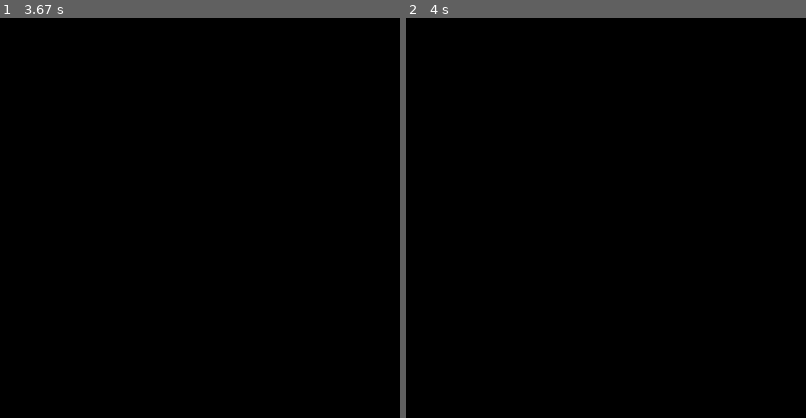
Above: before the commit, frames 1-2 (left to right).
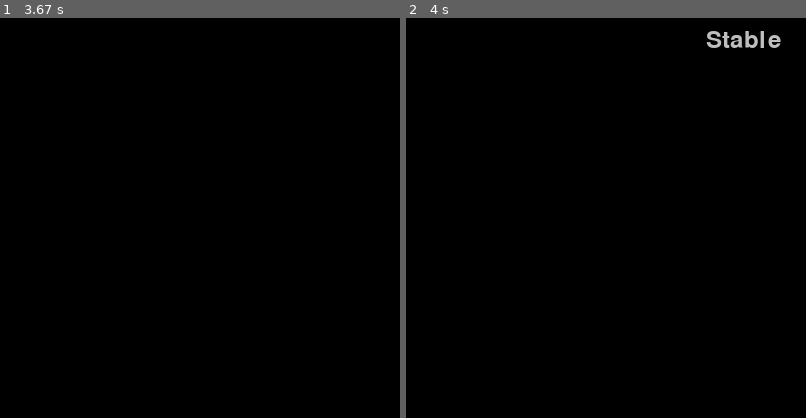
Above: after the commit, the same moments.

Repository: sheepsy90/InteractiveMachineLearning
Game: pygame game, started from KMeans.py
Two runs of this game, one before a commit and one after it. Both use one fixed random seed, a clock stepped at 60 frames per second and the inputs below.
Inputs:
- Up to frame 1 (3.67 s): tap C at 0.33 s; tap S at 1.67 s
- Up to frame 2 (4 s): no input
The pictures show only the part of the screen within x 50-100%, y 0-50%; the shares and areas given below are measured in that part.

Frame 1 is identical in both runs. In frame 2, 0.4% of the frame differs, in the area x 75-94%, y 3-8%.

Commit message:
Kmeans (Evtl. Bugs)

Diff:
--- a/KMeans.py
+++ b/KMeans.py
@@ -34,7 +34,7 @@
 # State Variables
 done = False
 k_mean_started = False
-
+stable = False
 kmeans_state = 0
 
 
@@ -73,7 +73,11 @@
         return self.centroids#
 
     def set_new_centers(self, new_centroids):
-        self.centroids = new_centroids
+        if str(new_centroids) == str(self.centroids):
+            return True
+        else:
+            self.centroids = new_centroids
+            return False
 
     def kMeans_assignment(self):
         assignments = {}
@@ -107,6 +111,7 @@
 
             if event.key == pygame.K_c:
                 k_mean_started = False
+                stable = False
                 kmean_storage.clear()
             if event.key == pygame.K_1:
                 kmean_storage.add_data_point(pos)
@@ -137,11 +142,14 @@
             # Move
             assignments = kmean_storage.kMeans_assignment()
             new_centers = {k: mean(v) for k, v in assignments.items()}
-            kmean_storage.set_new_centers(new_centers)
+            stable = kmean_storage.set_new_centers(new_centers)
             kmeans_state = 0
 
-        time.sleep(2)
+        time.sleep(1)
 
+    if stable:
+        text = font.render(str("Stable"), True, WHITE)
+        screen.blit(text, (700,10))
 
     data_pnts = kmean_storage.get_data()
     for pnt in data_pnts:
